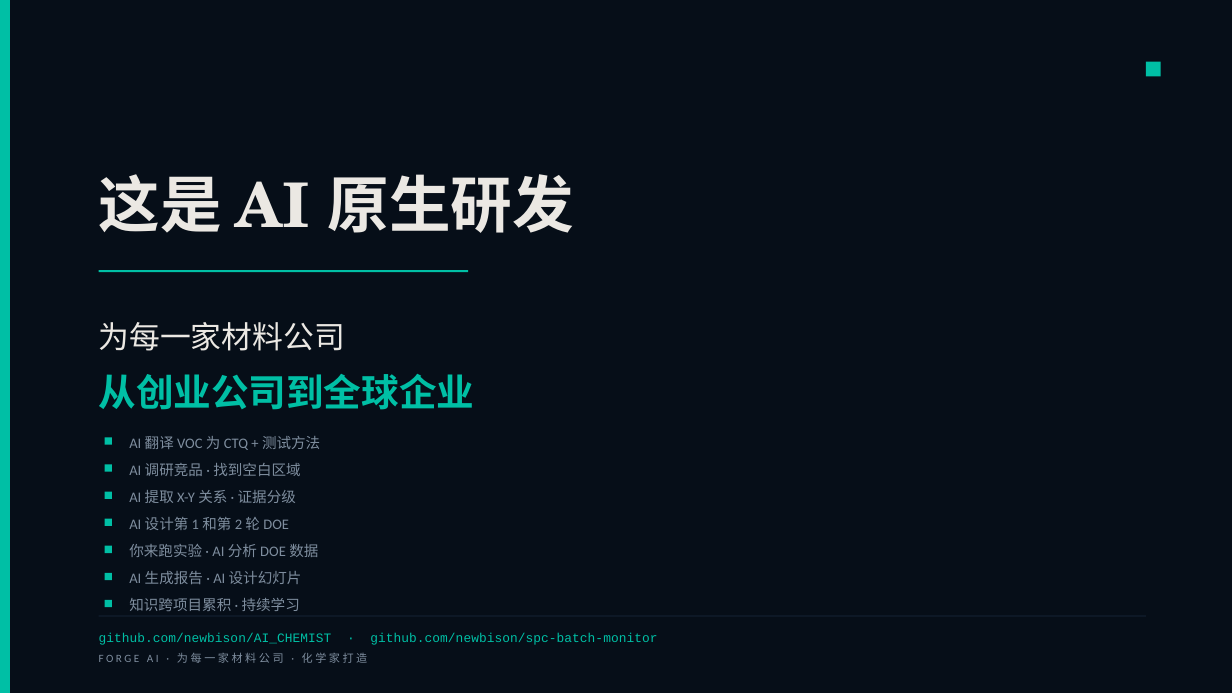
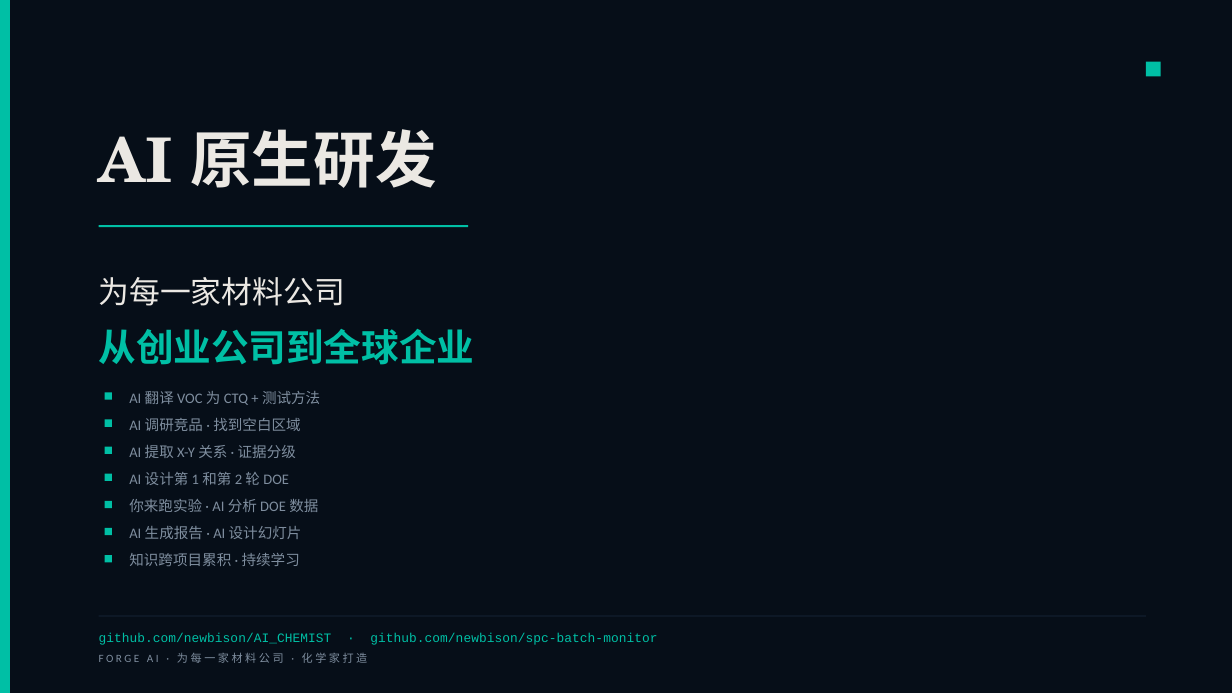
Before and after one commit to newbison/AI_CHEMIST, a slide deck: slide 25 of ppt/FORGE_AI_25_CN.pptx. Drawn at 1232x693 pixels with LibreOffice and Linux fonts; fonts in the diff are those of the drawing. Boxes give left, top, right and bottom in pixels: in the first picture for what was removed or moved away, otherwise in the second. Text is boxed around its words. In the diff, an @@ line names an element or a change of style, - is before the commit and + after.

```diff
--- a/ppt/FORGE_AI_25_CN.pptx
+++ b/ppt/FORGE_AI_25_CN.pptx
@@ text at <box>99,129,436,188</box>: text changed @@
-这是 AI 原生研发
+AI 原生研发
@@ 9 texts, 7 rectangles, 1 line: place and size @@
-9 texts, 7 rectangles, 1 line at <box>99,271,475,611</box>
+9 texts, 7 rectangles, 1 line at <box>99,227,475,566</box>
```
Also in this commit, not shown: 10 other slides changed, 32 other files.
